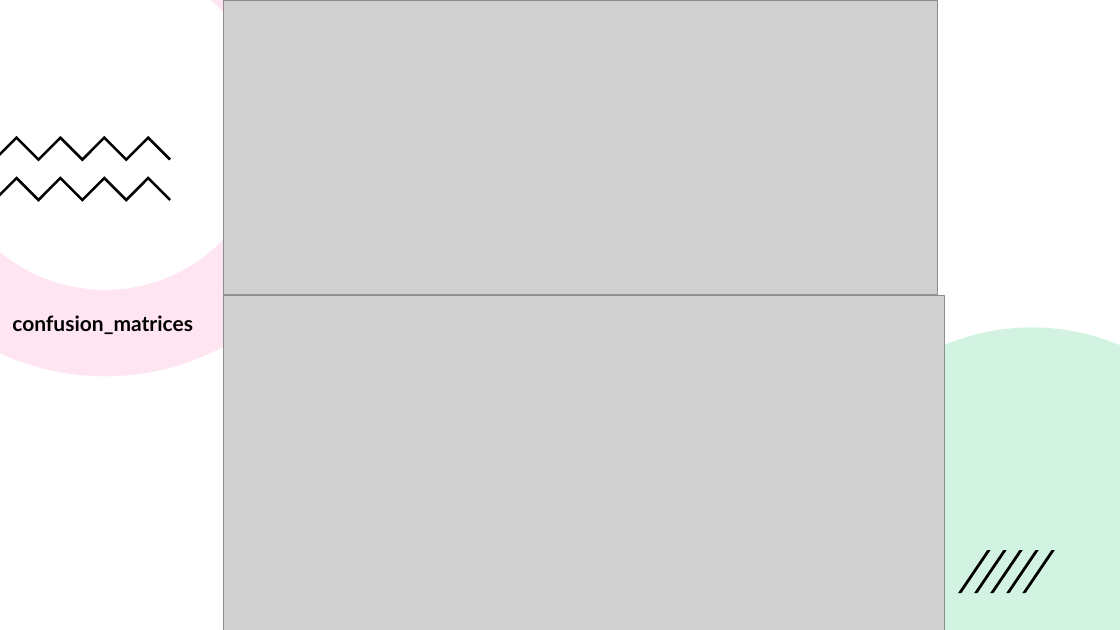
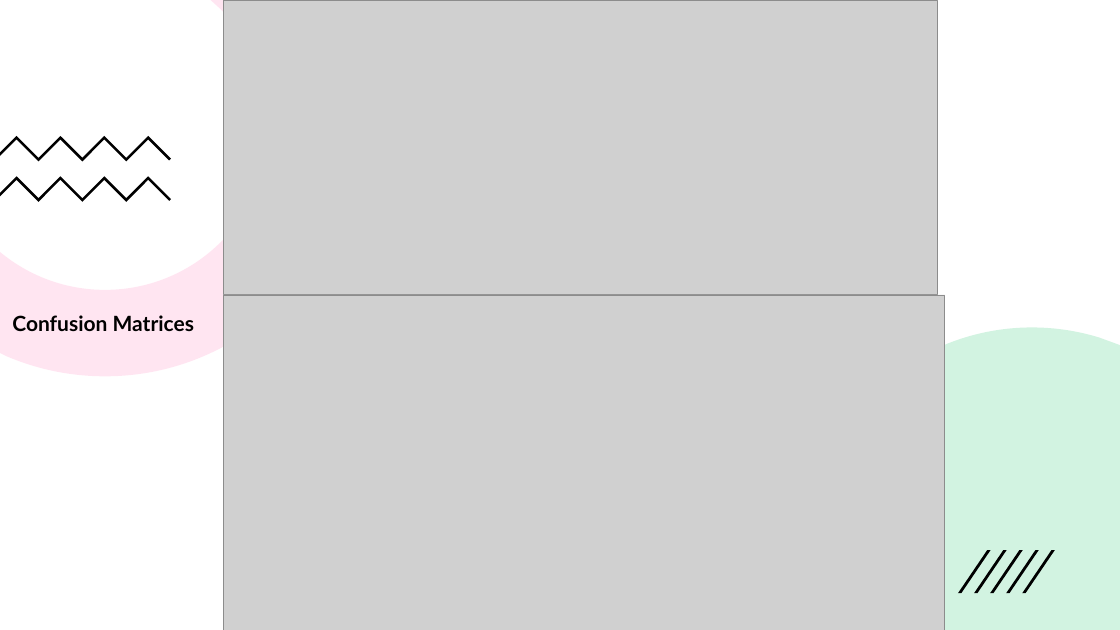
Before and after one commit to htoor2026/PROG2590, a slide deck: slide 26 of PROG2590_Group5_Presentation.pptx (slide 9 before the commit). Drawn at 1120x630 pixels with LibreOffice and Linux fonts; fonts in the diff are those of the drawing; grey boxes stand for pictures. Boxes give left, top, right and bottom in pixels: in the first picture for what was removed or moved away, otherwise in the second. Text is boxed around its words. In the diff, an @@ line names an element or a change of style, - is before the commit and + after.

```diff
--- a/PROG2590_Group5_Presentation.pptx
+++ b/PROG2590_Group5_Presentation.pptx
@@ text at (12,315,194,331): text changed @@
-confusion_matrices
+Confusion Matrices
```
Also in this commit, not shown: 8 other slides changed, 9 slides added, 4 slides removed, 17 other files.
